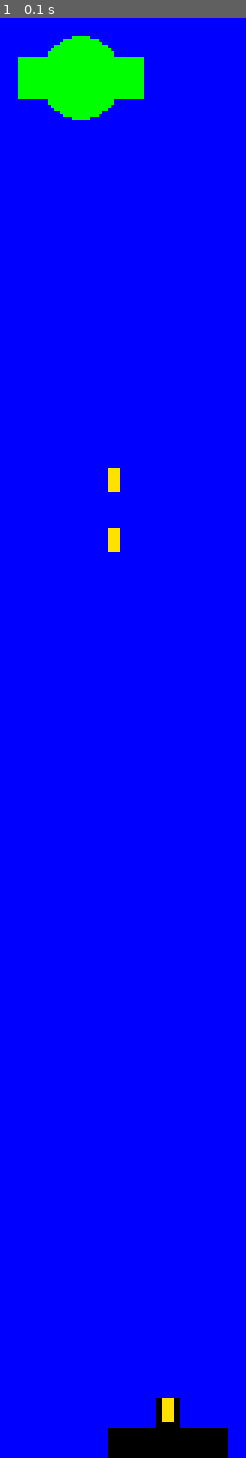
Above: before the commit, frame 1.
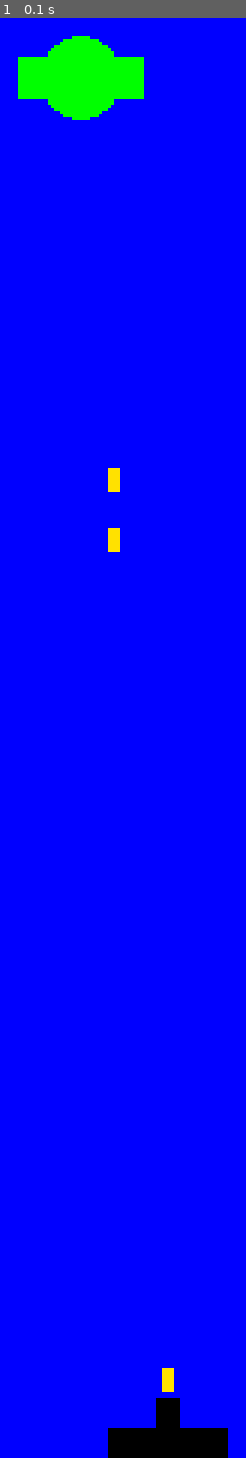
Above: after the commit, the same moment.

Repository: reiogo/How-to-Design-Classes
Game: pygame game, started from part_2/chapters/chapter16_UFO/main.py
The game is run twice, just before and just after one commit, with the same random seed, the same clock (stepped at 60 frames per second) and the same inputs.
Inputs:
- Up to frame 1 (0.1 s): no input

The runs differ from the first frame. In frame 1, 0.2% of the frame differs, in the area x 65-71%, y 93-98%.

Commit message:
Add small edit

Diff:
--- a/part_2/chapters/chapter16_UFO/ufo_game.py
+++ b/part_2/chapters/chapter16_UFO/ufo_game.py
@@ -132,7 +132,8 @@
         return Shot(
                 Posn(self.location
                      + ((self.AUP_WIDTH//2) - (self.AUP_CANNON_WIDTH//4)),
-                    w.HEIGHT - (self.AUP_HEIGHT + self.AUP_CANNON_HEIGHT)))
+                    w.HEIGHT - (self.AUP_HEIGHT
+                                +(2 * self.AUP_CANNON_HEIGHT))))
 
 # a shot in flight, whose upper left corner is located at location
 @dataclass
